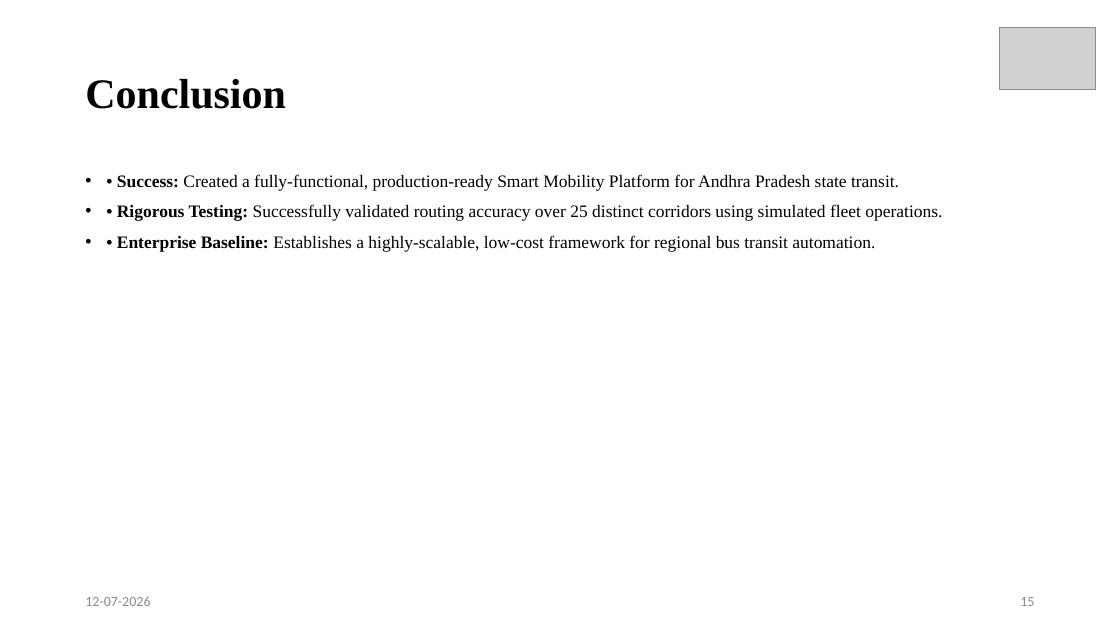
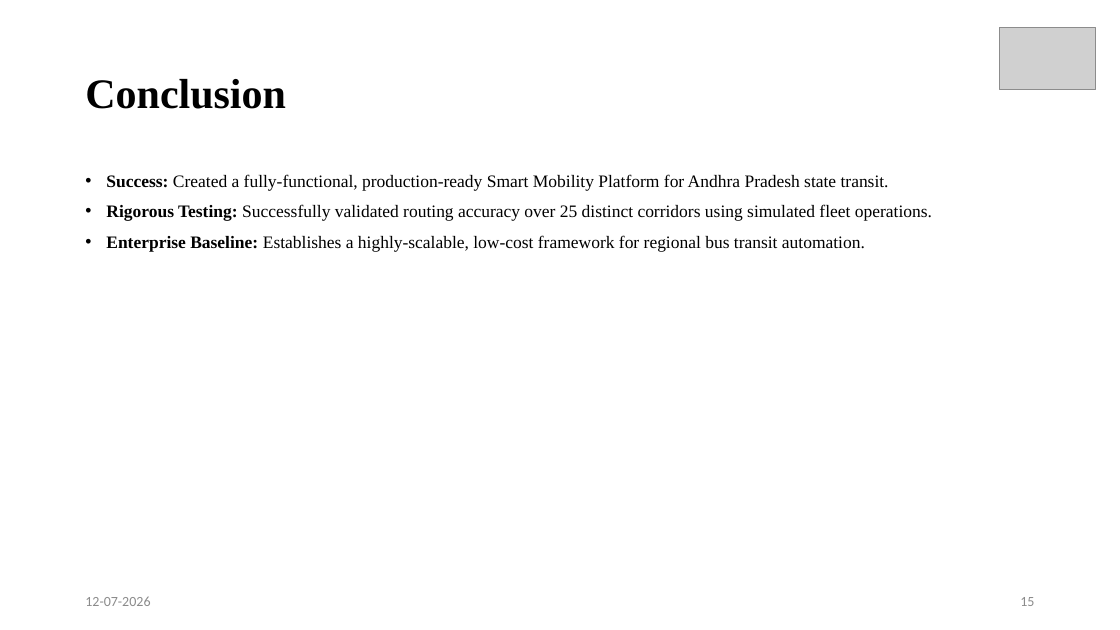
Before and after one commit to rajeshbendi60-maker/TransPulse, a slide deck: slide 15 of ppt/R24_Community_Project_PPT_Template.pptx. Drawn at 1120x630 pixels with LibreOffice and Linux fonts; fonts in the diff are those of the drawing; grey boxes stand for pictures. Boxes give left, top, right and bottom in pixels: in the first picture for what was removed or moved away, otherwise in the second. Text is boxed around its words. In the diff, an @@ line names an element or a change of style, - is before the commit and + after.

```diff
--- a/ppt/R24_Community_Project_PPT_Template.pptx
+++ b/ppt/R24_Community_Project_PPT_Template.pptx
@@ text at (106, 174, 932, 252): text changed @@
-• • Success: Created a fully-functional, production-ready Smart Mobility Platform for Andhra Pradesh state transit.
-• • Rigorous Testing: Successfully validated routing accuracy over 25 distinct corridors using simulated fleet operations.
-• • Enterprise Baseline: Establishes a highly-scalable, low-cost framework for regional bus transit automation.
+• Success: Created a fully-functional, production-ready Smart Mobility Platform for Andhra Pradesh state transit.
+• Rigorous Testing: Successfully validated routing accuracy over 25 distinct corridors using simulated fleet operations.
+• Enterprise Baseline: Establishes a highly-scalable, low-cost framework for regional bus transit automation.
```
Also in this commit, not shown: 17 other slides changed, 5 other files.
